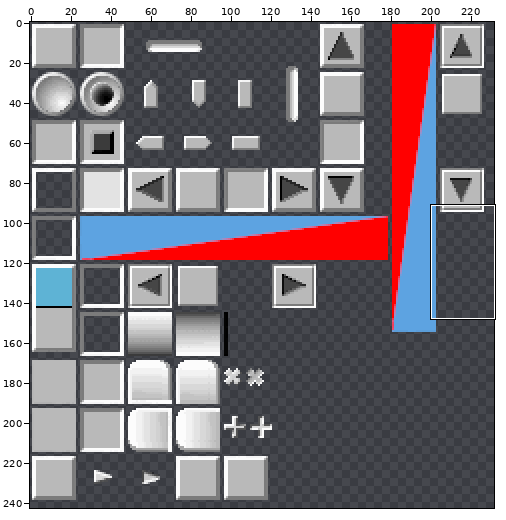
One commit to this sprite sheet: images/GuiDefaultTheme.png. Above, an overview of the earlier version with the close-up marked.
Close-up. First the earlier version:
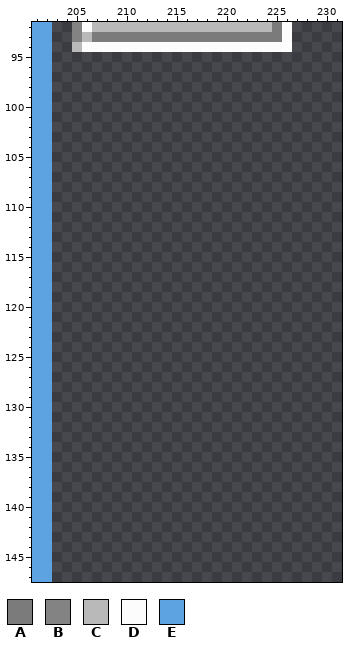
The file is 256x256 pixels. Pixels under 10% opacity are left out. Colours within 5 levels of each other are drawn and written as one. Shown: x 201..231, y 92..147. The wide view leaves out empty margins.
Palette (. is transparent): A #7b7b7b  B #838383  C #b9b9b9  D #fcfcfc  E #5da3e1
Pixels before, first column x 201:
 92 EE..BDCCCCCCCCCCCCCCCCCCAD
 93 EE..BCAAAAAAAAAAAAAAAAAAAD
 94 EE..CDDDDDDDDDDDDDDDDDDDDD
 95 EE........................
 96 EE........................
 97 EE........................
 98 EE........................
 99 EE........................
100 EE........................
101 EE........................
102 EE........................
103 EE........................
104 EE........................
105 EE........................
106 EE........................
107 EE........................
108 EE........................
109 EE........................
110 EE........................
111 EE........................
112 EE........................
113 EE........................
114 EE........................
115 EE........................
116 EE........................
117 EE........................
118 EE........................
119 EE........................
120 EE........................
121 EE........................
122 EE........................
123 EE........................
124 EE........................
125 EE........................
126 EE........................
127 EE........................
128 EE........................
129 EE........................
130 EE........................
131 EE........................
132 EE........................
133 EE........................
134 EE........................
135 EE........................
136 EE........................
137 EE........................
138 EE........................
139 EE........................
140 EE........................
141 EE........................
142 EE........................
143 EE........................
144 EE........................
145 EE........................
146 EE........................
147 EE........................
Now the later version:
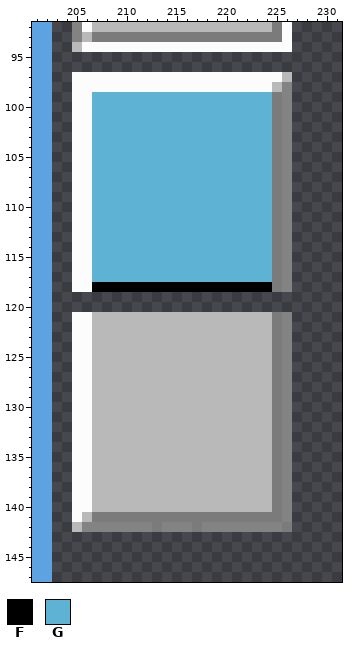
Colours new in this view: F #000000  G #5eb3d5
The exact change:
{"y":97,"x":205,"old":"......................","new":"DDDDDDDDDDDDDDDDDDDDDC"}
{"y":98,"x":205,"old":"......................","new":"DDDDDDDDDDDDDDDDDDDDCB"}
{"y":99,"x":205,"old":"......................","new":"DDGGGGGGGGGGGGGGGGGGAB"}
{"y":100,"x":205,"old":"......................","new":"DDGGGGGGGGGGGGGGGGGGAB"}
{"y":101,"x":205,"old":"......................","new":"DDGGGGGGGGGGGGGGGGGGAB"}
{"y":102,"x":205,"old":"......................","new":"DDGGGGGGGGGGGGGGGGGGAB"}
{"y":103,"x":205,"old":"......................","new":"DDGGGGGGGGGGGGGGGGGGAB"}
{"y":104,"x":205,"old":"......................","new":"DDGGGGGGGGGGGGGGGGGGAB"}
{"y":105,"x":205,"old":"......................","new":"DDGGGGGGGGGGGGGGGGGGAB"}
{"y":106,"x":205,"old":"......................","new":"DDGGGGGGGGGGGGGGGGGGAB"}
{"y":107,"x":205,"old":"......................","new":"DDGGGGGGGGGGGGGGGGGGAB"}
{"y":108,"x":205,"old":"......................","new":"DDGGGGGGGGGGGGGGGGGGAB"}
{"y":109,"x":205,"old":"......................","new":"DDGGGGGGGGGGGGGGGGGGAB"}
{"y":110,"x":205,"old":"......................","new":"DDGGGGGGGGGGGGGGGGGGAB"}
{"y":111,"x":205,"old":"......................","new":"DDGGGGGGGGGGGGGGGGGGAB"}
{"y":112,"x":205,"old":"......................","new":"DDGGGGGGGGGGGGGGGGGGAB"}
{"y":113,"x":205,"old":"......................","new":"DDGGGGGGGGGGGGGGGGGGAB"}
{"y":114,"x":205,"old":"......................","new":"DDGGGGGGGGGGGGGGGGGGAB"}
{"y":115,"x":205,"old":"......................","new":"DDGGGGGGGGGGGGGGGGGGAB"}
{"y":116,"x":205,"old":"......................","new":"DDGGGGGGGGGGGGGGGGGGAB"}
{"y":117,"x":205,"old":"......................","new":"DDGGGGGGGGGGGGGGGGGGAB"}
{"y":118,"x":205,"old":"......................","new":"DDFFFFFFFFFFFFFFFFFFAB"}
{"y":121,"x":205,"old":"......................","new":"DDCCCCCCCCCCCCCCCCCCAB"}
{"y":122,"x":205,"old":"......................","new":"DDCCCCCCCCCCCCCCCCCCAB"}
{"y":123,"x":205,"old":"......................","new":"DDCCCCCCCCCCCCCCCCCCAB"}
{"y":124,"x":205,"old":"......................","new":"DDCCCCCCCCCCCCCCCCCCAB"}
{"y":125,"x":205,"old":"......................","new":"DDCCCCCCCCCCCCCCCCCCAB"}
{"y":126,"x":205,"old":"......................","new":"DDCCCCCCCCCCCCCCCCCCAB"}
{"y":127,"x":205,"old":"......................","new":"DDCCCCCCCCCCCCCCCCCCAB"}
{"y":128,"x":205,"old":"......................","new":"DDCCCCCCCCCCCCCCCCCCAB"}
{"y":129,"x":205,"old":"......................","new":"DDCCCCCCCCCCCCCCCCCCAB"}
{"y":130,"x":205,"old":"......................","new":"DDCCCCCCCCCCCCCCCCCCAB"}
{"y":131,"x":205,"old":"......................","new":"DDCCCCCCCCCCCCCCCCCCAB"}
{"y":132,"x":205,"old":"......................","new":"DDCCCCCCCCCCCCCCCCCCAB"}
{"y":133,"x":205,"old":"......................","new":"DDCCCCCCCCCCCCCCCCCCAB"}
{"y":134,"x":205,"old":"......................","new":"DDCCCCCCCCCCCCCCCCCCAB"}
{"y":135,"x":205,"old":"......................","new":"DDCCCCCCCCCCCCCCCCCCAB"}
{"y":136,"x":205,"old":"......................","new":"DDCCCCCCCCCCCCCCCCCCAB"}
{"y":137,"x":205,"old":"......................","new":"DDCCCCCCCCCCCCCCCCCCAB"}
{"y":138,"x":205,"old":"......................","new":"DDCCCCCCCCCCCCCCCCCCAB"}
{"y":139,"x":205,"old":"......................","new":"DDCCCCCCCCCCCCCCCCCCAB"}
{"y":140,"x":205,"old":"......................","new":"DDCCCCCCCCCCCCCCCCCCAB"}
{"y":141,"x":205,"old":"......................","new":"DCAAAAAAAAAAAAAAAAAAAB"}
{"y":142,"x":205,"old":"......................","new":"CBBBBBBBABBBABBBBBBBBA"}
